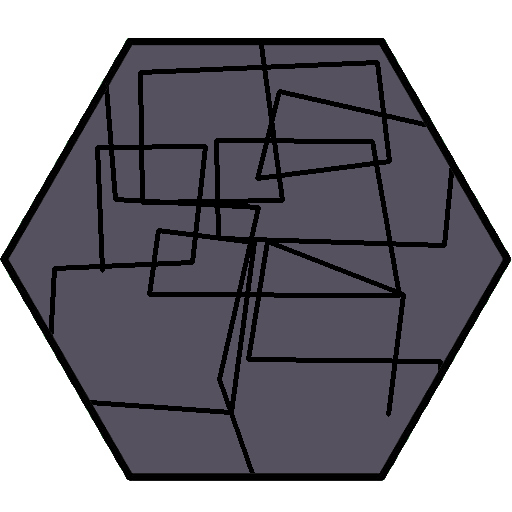
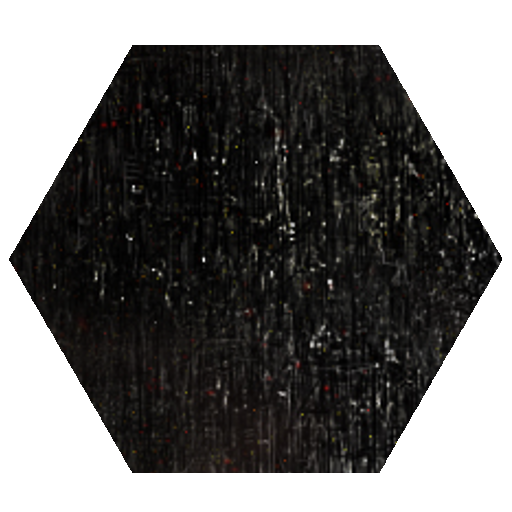
Before/after of a 512 x 512 layered artwork. What changed in the layer stack:
hid "Background" over (x1=0, y1=38, x2=512, y2=481)
painted on "Layer copy" over (x1=0, y1=38, x2=511, y2=481)
hid "Layer", painted on it over (x1=0, y1=38, x2=512, y2=481)
